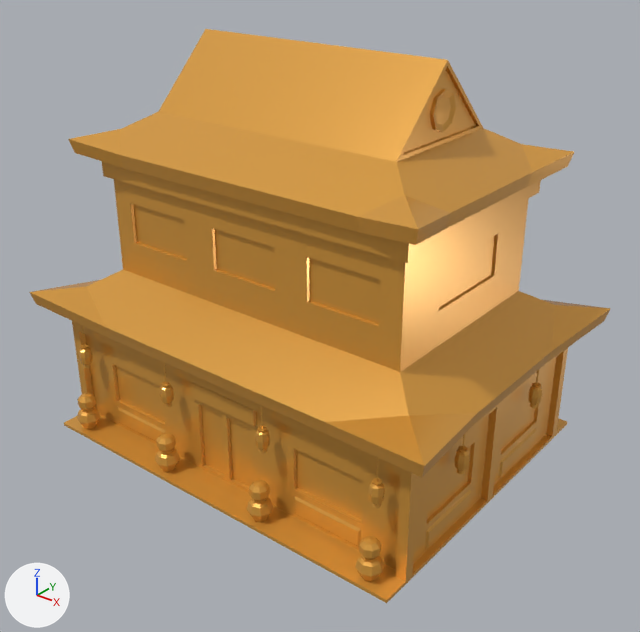
Two versions of the glTF model public/models/building-restuarant-china.glb, one commit apart.
Both versions are drawn from a 50 mm lens placed at (14.99, -18.53, 15.37), pointed at (0.6, -0.54, 4.21). Every picture has the same lights, and +X, +Y and +Z are marked at lower left. Where no turn or scale is listed for an object, it has been applied to the vertices.

The scene before the commit, as lines of its bpy script (objects in view):
```python
me_building_restuarant_china = bpy.data.meshes.new('building-restuarant-china')
me_building_restuarant_china.from_pydata(...)  # 2072 vertices, 3894 faces; spans x -7.0..7.0, y -5.0..5.0, z 0.0..11.7
me_building_restuarant_china.materials.append(mat_lowpoly_colors)
ob_building_restuarant_china = bpy.data.objects.new('building-restuarant-china', me_building_restuarant_china)
ob_building_restuarant_china.location = (0.0, 0.0, 0.0)
```
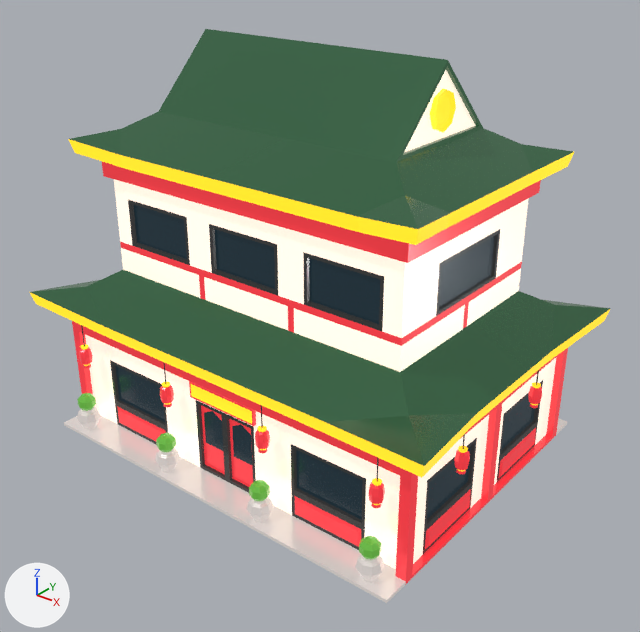
What differs and where, as boxes [x1, y1, x2, y2] in the pictures (640 x 632 px):
'building-restuarant-china', recoloured: [29, 29, 611, 603] in both

What changed in the scene script:
```text
Add img_base:
    img_base = load_image('base', '_unpacked/base', 1024, 1024, 'sRGB')
Add mat_lowpoly_colors_001:
    mat_lowpoly_colors_001 = bpy.data.materials.new('LOWPOLY-COLORS.001')
    # uses the picture img_base
Change me_building_restuarant_china:
    where me_building_restuarant_china.from_pydata(...)  # 2072 vertices, 3894 faces; spans x -7.0..7.0, y -5.0..5.0, z 0.0..11.7
    remove me_building_restuarant_china.materials.append(mat_lowpoly_colors)
    add me_building_restuarant_china.materials.append(mat_lowpoly_colors_001)
```
